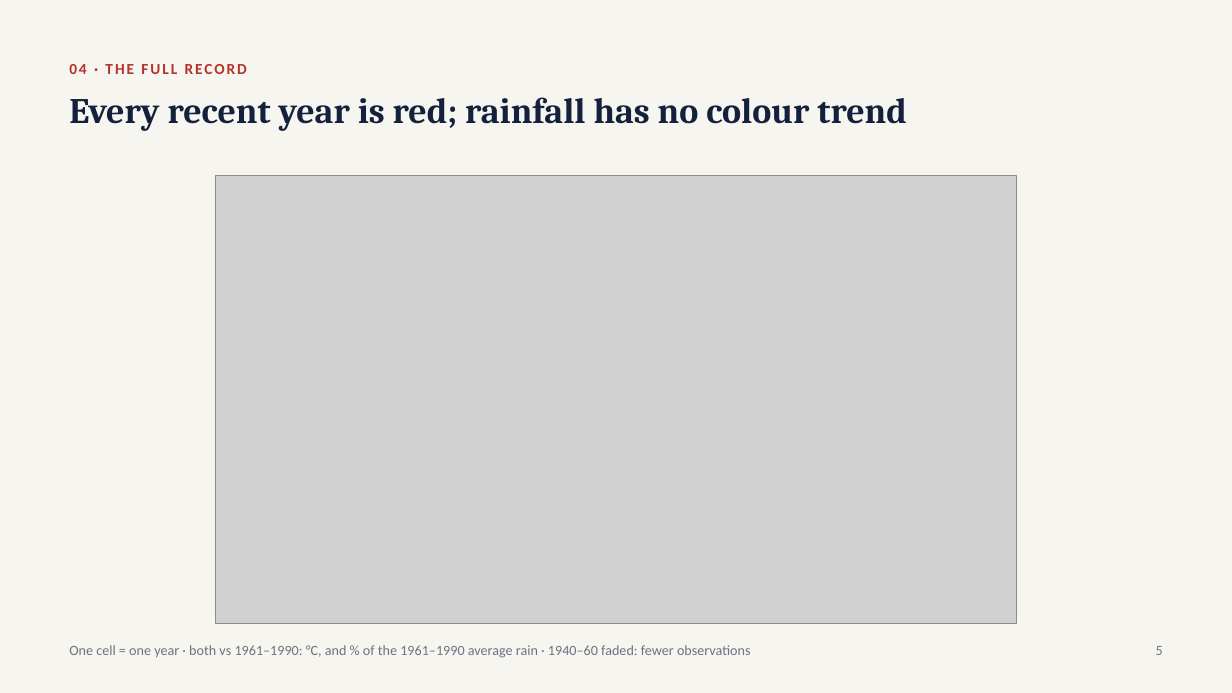
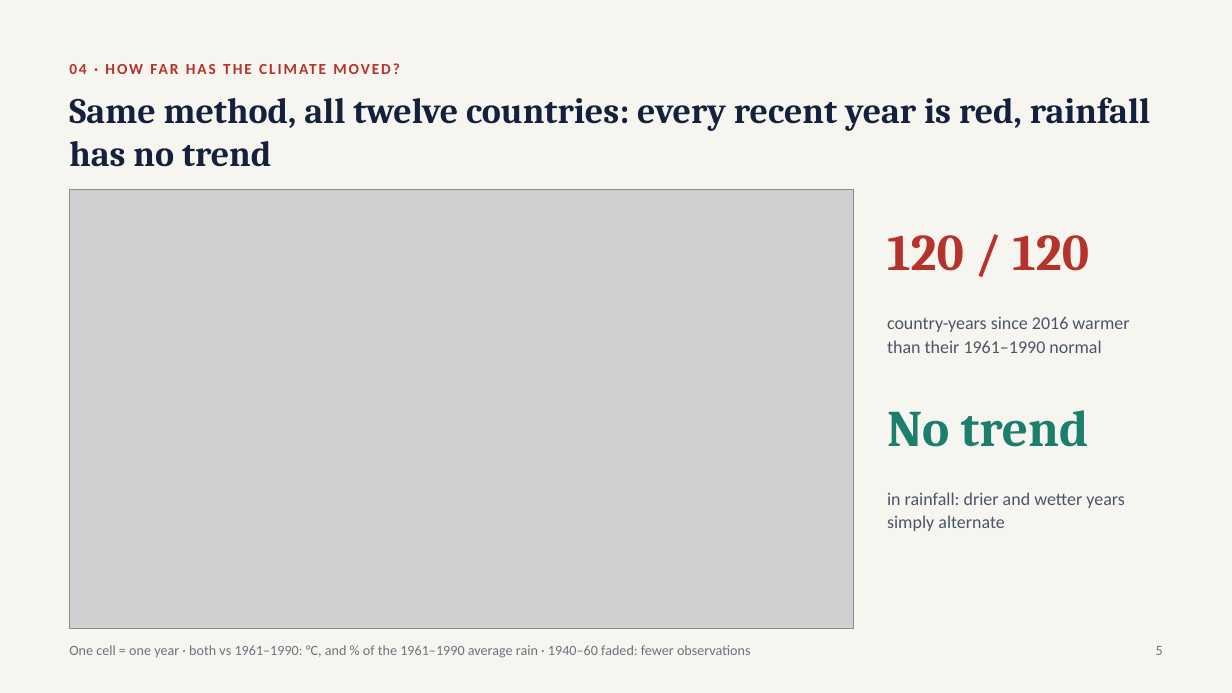
Before and after one commit to Polluxgnr/Environemental-economics-, a slide deck: slide 5 of presentation/Track1_presentation.pptx. Drawn at 1232x693 pixels with LibreOffice and Linux fonts; fonts in the diff are those of the drawing; grey boxes stand for pictures. Boxes give left, top, right and bottom in pixels: in the first picture for what was removed or moved away, otherwise in the second. Text is boxed around its words. In the diff, an @@ line names an element or a change of style, - is before the commit and + after.

```diff
--- a/presentation/Track1_presentation.pptx
+++ b/presentation/Track1_presentation.pptx
@@ text at (69, 97, 1150, 167): text changed @@
-Every recent year is red; rainfall has no colour trend
+Same method, all twelve countries: every recent year is red, rainfall has no trend
@@ text at (69, 141, 125, 167): text changed @@
-04 · THE FULL RECORD
+04 · HOW FAR HAS THE CLIMATE MOVED?
@@ picture: place and size @@
-picture at (215, 176, 1017, 624)
+picture at (69, 189, 854, 628)
@@ text added at (887, 235, 1089, 271), 40 pt, text #B5332A, bold @@
+120 / 120
@@ text added at (887, 316, 1129, 353), 14 pt, text #4A5568 @@
+country-years since 2016 warmer than their 1961–1990 normal
@@ text added at (887, 410, 1089, 447), 40 pt, text #1B7F6B, bold @@
+No trend
@@ text added at (887, 492, 1125, 531), 14 pt, text #4A5568 @@
+in rainfall: drier and wetter years simply alternate
```
Also in this commit, not shown: 8 other slides changed, 8 other files.
